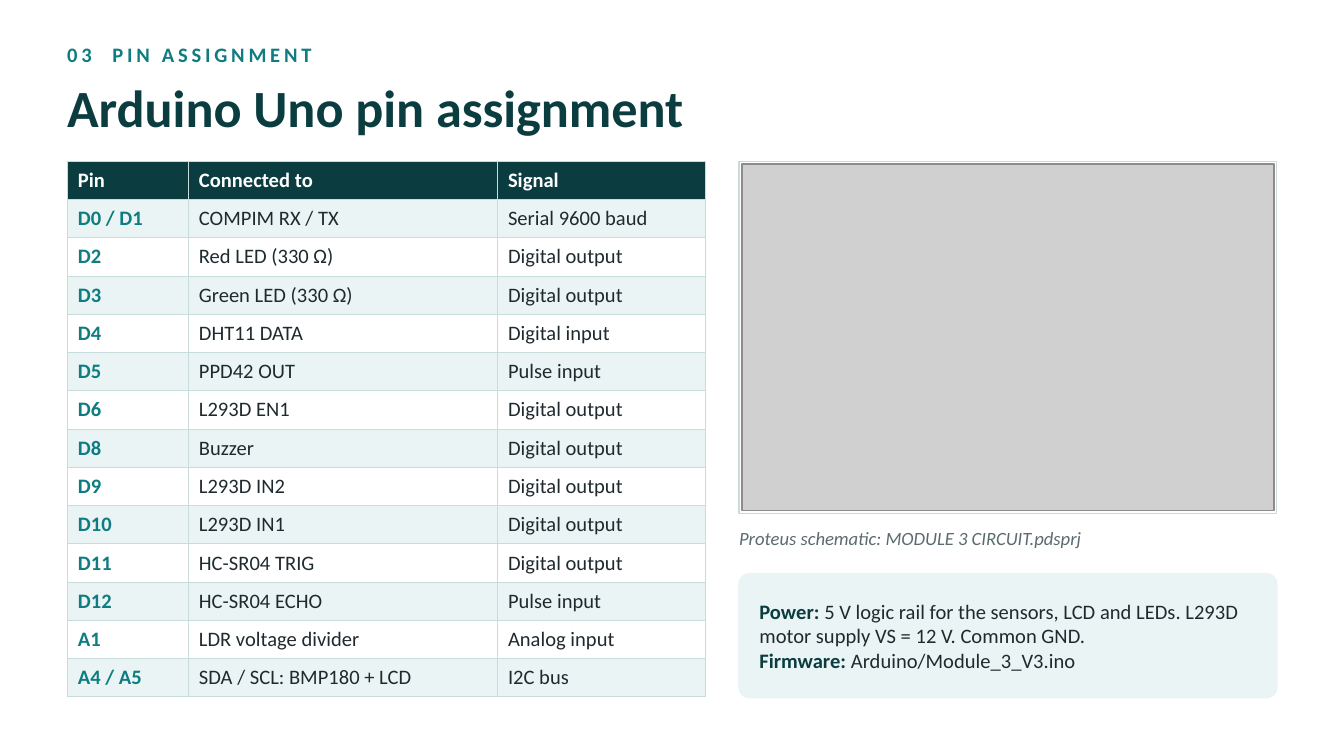
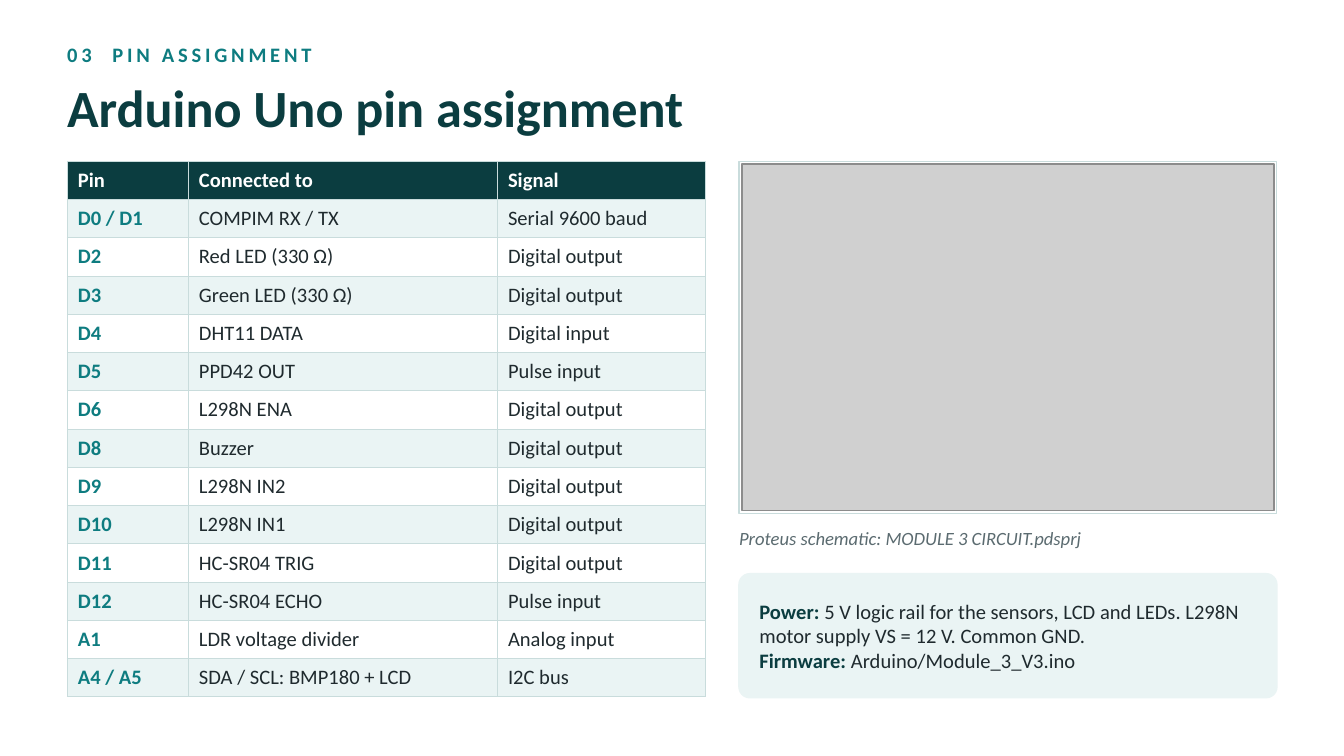
Before and after one commit to muaz8172/Smart-Environmental-Monitoring-Control-System, a slide deck: slide 5 of Presentation/Smart_Environmental_Monitoring_Presentation.pptx. Drawn at 1344x756 pixels with LibreOffice and Linux fonts; fonts in the diff are those of the drawing; grey boxes stand for pictures. Boxes give left, top, right and bottom in pixels: in the first picture for what was removed or moved away, otherwise in the second. Text is boxed around its words. In the diff, an @@ line names an element or a change of style, - is before the commit and + after.

```diff
--- a/Presentation/Smart_Environmental_Monitoring_Presentation.pptx
+++ b/Presentation/Smart_Environmental_Monitoring_Presentation.pptx
@@ table at [67, 161, 706, 688] @@
-row 7, column 2: L293D EN1
+row 7, column 2: L298N ENA
-row 9, column 2: L293D IN2
+row 9, column 2: L298N IN2
-row 10, column 2: L293D IN1
+row 10, column 2: L298N IN1
@@ text at [759, 604, 1238, 647]: text changed @@
-Power: 5 V logic rail for the sensors, LCD and LEDs. L293D motor supply VS = 12 V. Common GND.
+Power: 5 V logic rail for the sensors, LCD and LEDs. L298N motor supply VS = 12 V. Common GND.
```
Also in this commit, not shown: 4 other slides changed, 25 other files.
